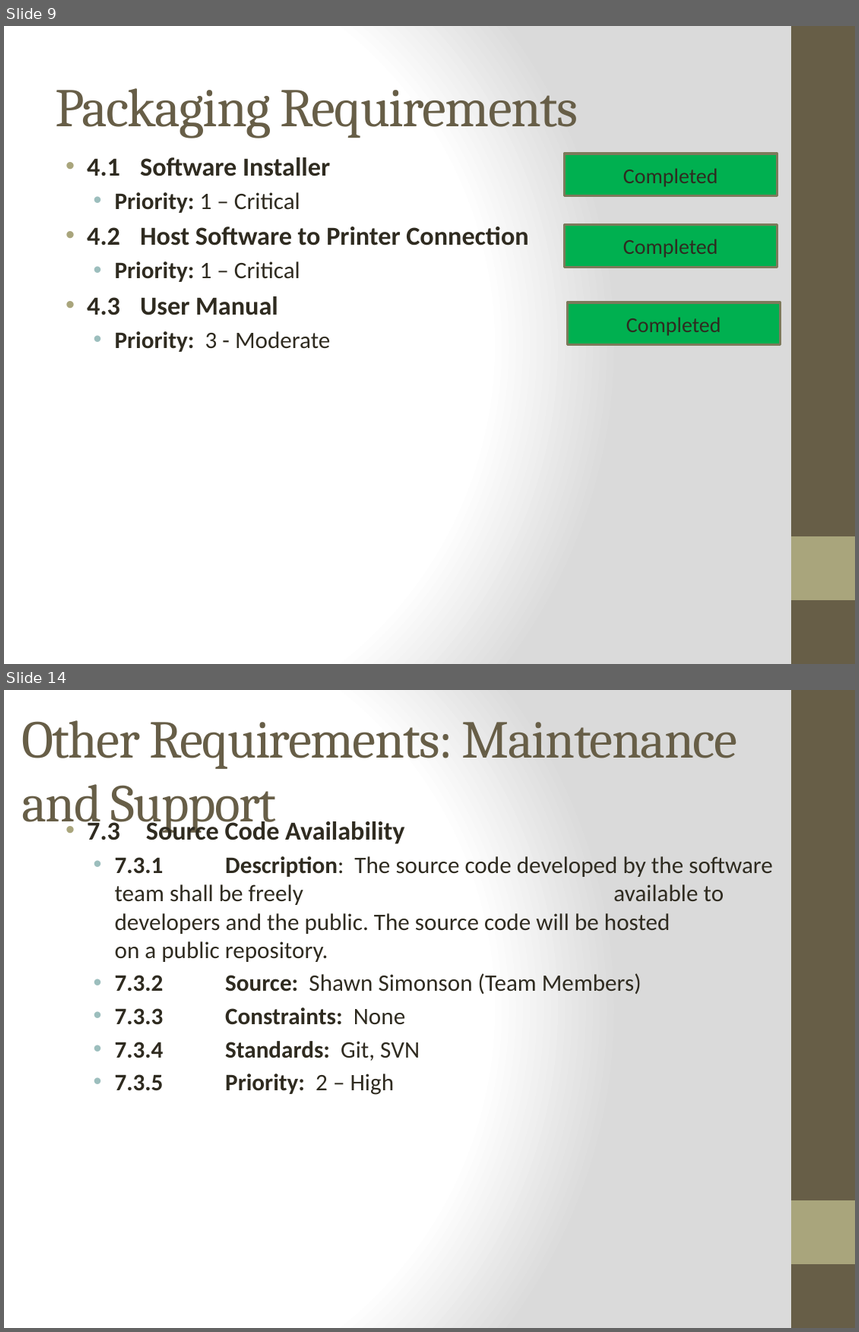
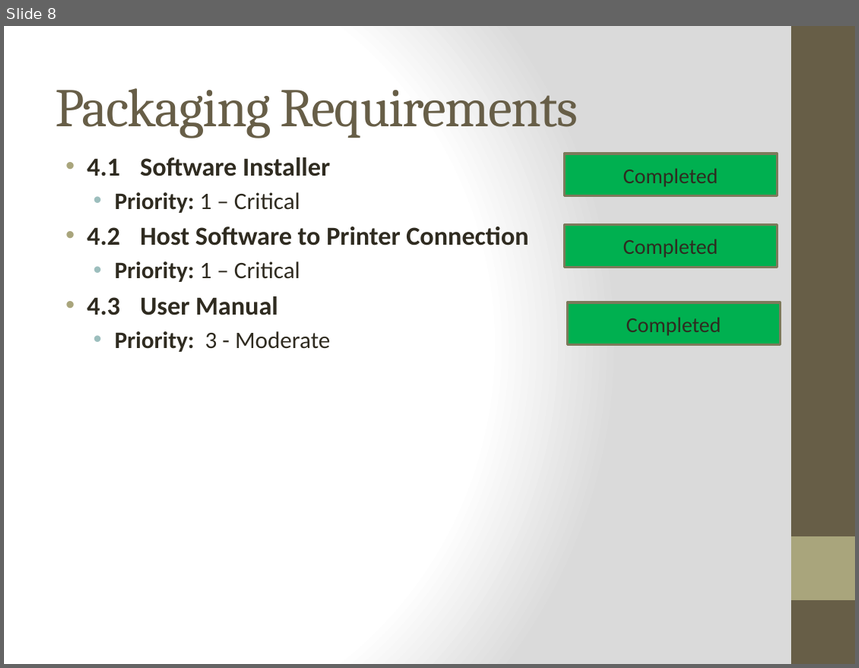
Before and after one commit to qpHalcy0n/SRDesign, a slide deck: Final Presentation/Ink3d Final Presentation.pptx. Shown one above the other, each under a label of ours: slides 9 and 14 before the commit, slide 8 after it; the slides between them are not shown. The pictures are 859x1332 and 859x668 pixels, drawn with LibreOffice and Linux fonts; fonts in the diff are those of the drawing. Boxes give left, top, right and bottom in pixels: in the first picture for what was removed or moved away, otherwise in the second. Text is boxed around its words. In the diff, an @@ line names an element or a change of style, - is before the commit and + after.

```diff
--- a/Final Presentation/Ink3d Final Presentation.pptx
+++ b/Final Presentation/Ink3d Final Presentation.pptx
@@ slide 14 removed at [4, 690, 855, 1328], background gradient #FFFFFF to #DADADA; not listed: 2 template elements that a slide beside it also shows @@
@@ title removed at [21, 720, 738, 833] @@
-Other Requirements: Maintenance and Support
@@ text removed at [87, 818, 773, 1095] @@
-• 7.3 Source Code Availability
-  • 7.3.1 Description: The source code developed by the software team shall be freely available to developers and the public. The source code will be hosted on a public repository.
-  • 7.3.2 Source: Shawn Simonson (Team Members)
-  • 7.3.3 Constraints: None
-  • 7.3.4 Standards: Git, SVN
-  • 7.3.5 Priority: 2 – High
@@ what was slide 9 is now slide 8 @@
```
Also in this commit, not shown: 4 slides changed, 1 slide added, 6 other slides removed, 1 other file.
